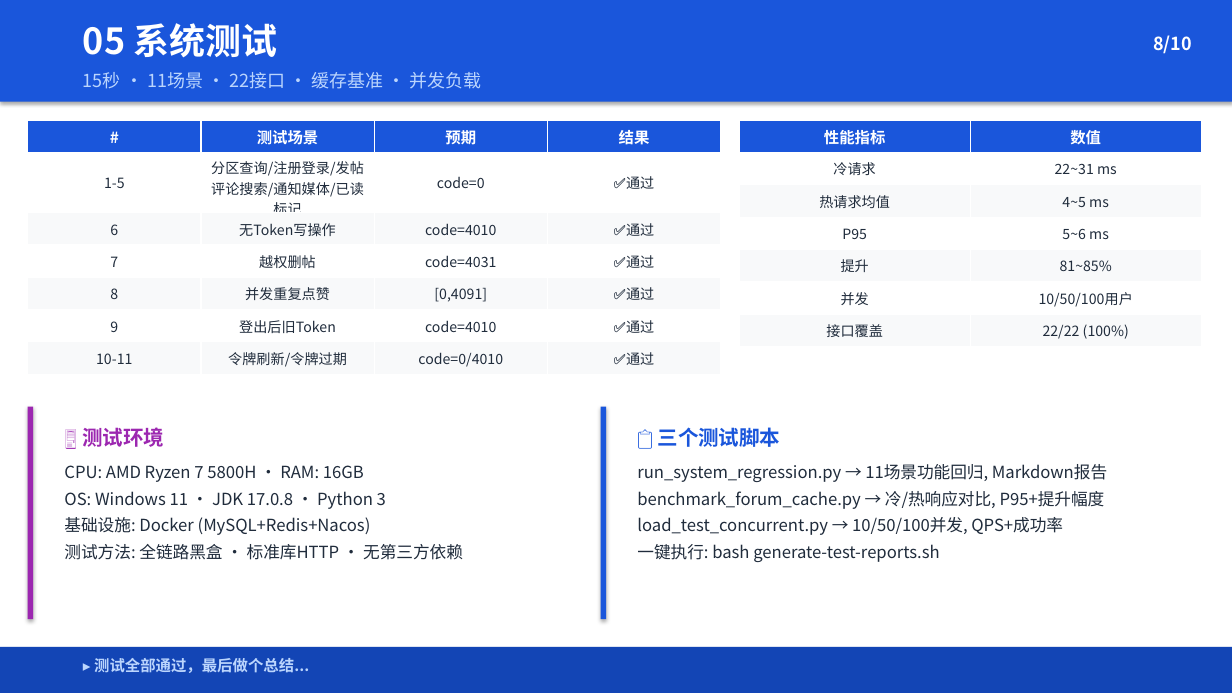
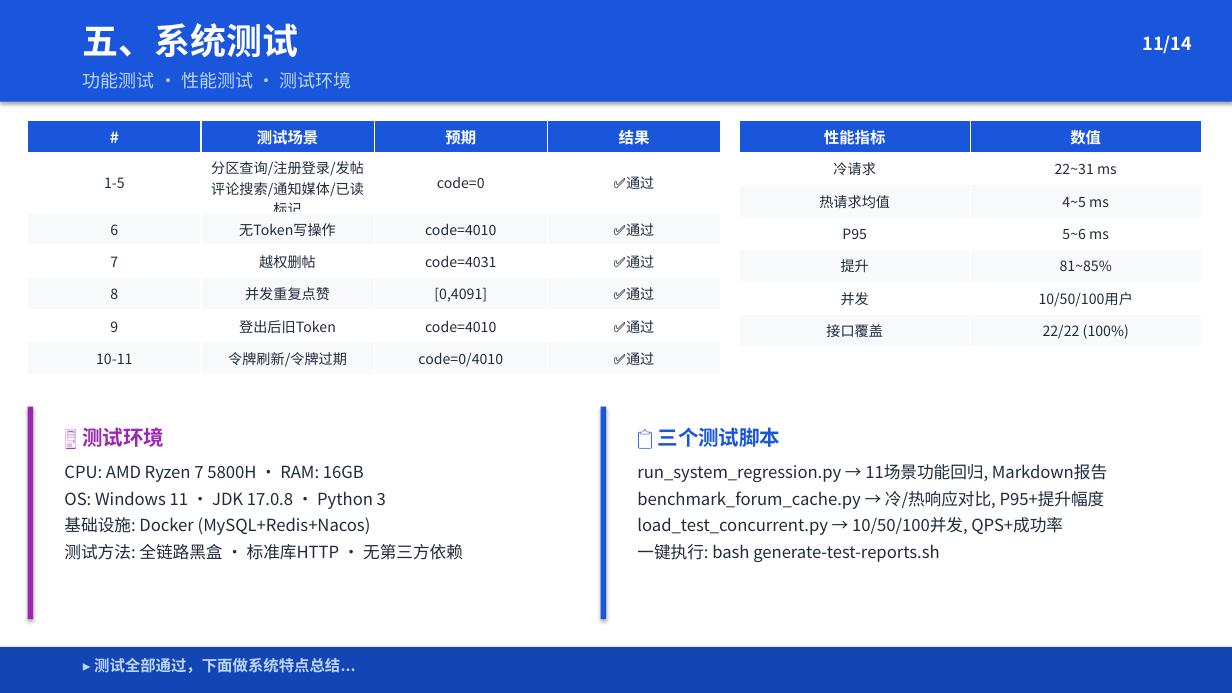
Before and after one commit to Wkjlovec/graduation_project_zhuang, a slide deck: slide 11 of docs/毕业答辩PPT.pptx (slide 8 before the commit). Drawn at 1232x693 pixels with LibreOffice and Linux fonts; fonts in the diff are those of the drawing. Boxes give left, top, right and bottom in pixels: in the first picture for what was removed or moved away, otherwise in the second. Text is boxed around its words. In the diff, an @@ line names an element or a change of style, - is before the commit and + after.

```diff
--- a/docs/毕业答辩PPT.pptx
+++ b/docs/毕业答辩PPT.pptx
@@ text at (83, 23, 298, 58): text changed @@
-05 系统测试
+五、系统测试
@@ text at (1143, 35, 1192, 54): text changed @@
-8/10
+11/14
@@ text at (83, 72, 351, 89): text changed @@
-15秒 · 11场景 · 22接口 · 缓存基准 · 并发负载
+功能测试 · 性能测试 · 测试环境
@@ text at (94, 658, 340, 673): text changed @@
-▸ 测试全部通过，最后做个总结...
+▸ 测试全部通过，下面做系统特点总结...
```
Also in this commit, not shown: 6 other slides changed, 5 slides added, 1 slide removed, 1 other file.
